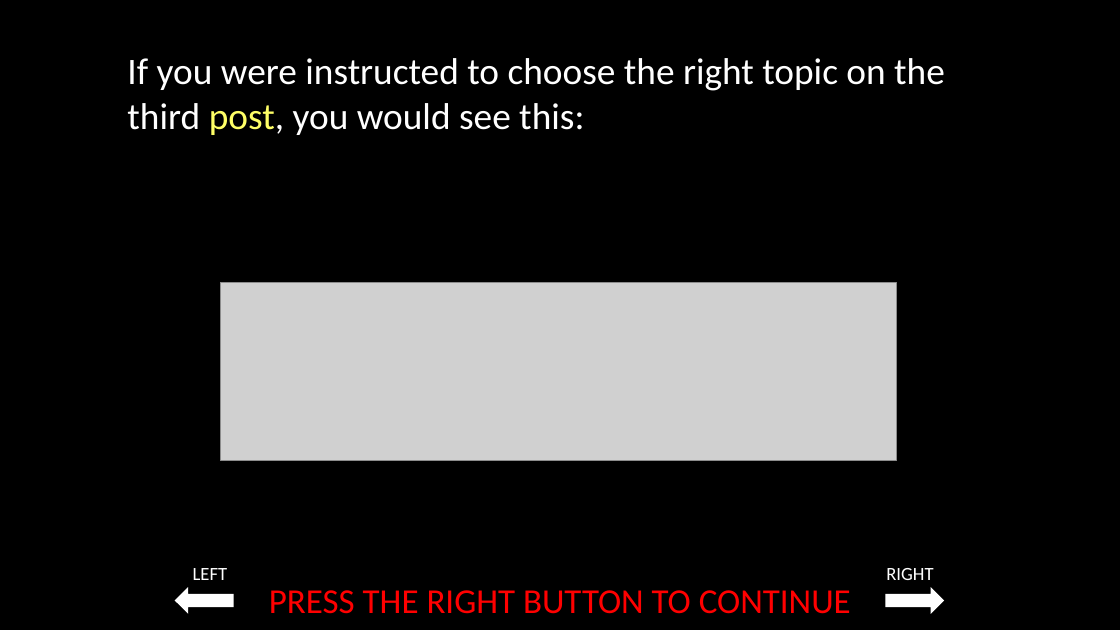
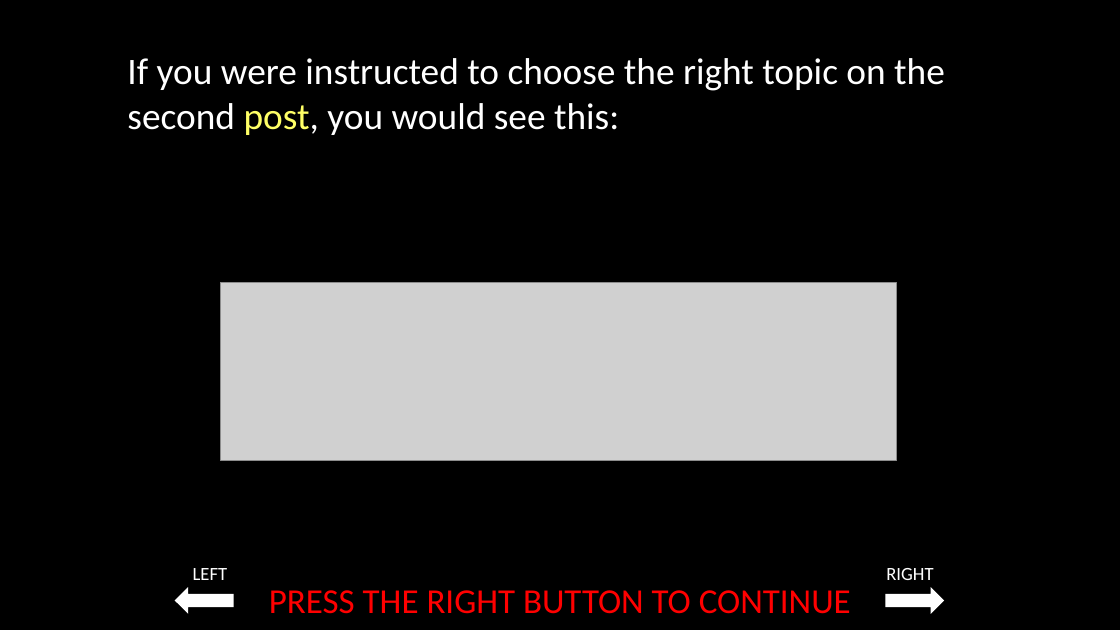
Before and after one commit to laureate-institute-for-brain-research/StimToolOnline, a slide deck: slide 23 of public/js/tasks/social_media/media/Social_media_task_instructions_06_29_2022.pptx. Drawn at 1120x630 pixels with LibreOffice and Linux fonts; fonts in the diff are those of the drawing; grey boxes stand for pictures. Boxes give left, top, right and bottom in pixels: in the first picture for what was removed or moved away, otherwise in the second. Text is boxed around its words. In the diff, an @@ line names an element or a change of style, - is before the commit and + after.

```diff
--- a/public/js/tasks/social_media/media/Social_media_task_instructions_06_29_2022.pptx
+++ b/public/js/tasks/social_media/media/Social_media_task_instructions_06_29_2022.pptx
@@ text at [127,58,945,135]: text changed @@
-If you were instructed to choose the right topic on the third post, you would see this:
+If you were instructed to choose the right topic on the second post, you would see this:
```
Also in this commit, not shown: 1 other slide changed, 1 other file.
